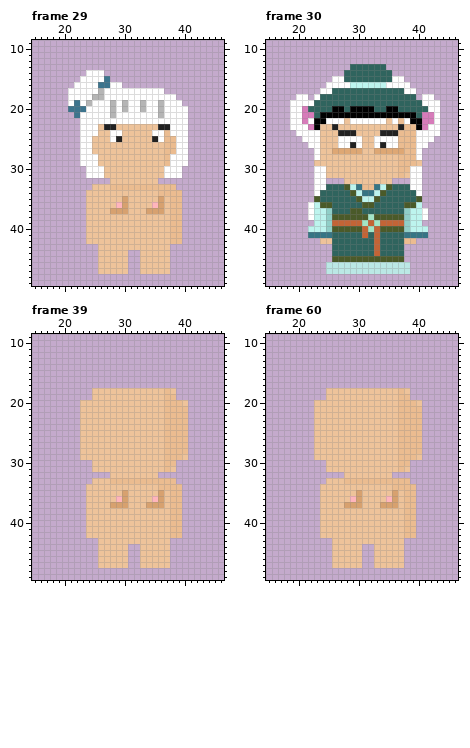
Two versions of one pixel-art file, GameData/图片素材/character.aseprite. Above is the file before it was changed.
64x64 pixels, 161 frames. Pixels under 10% opacity are left out. Colours within 5 levels of each other are drawn and written as one. Shown: frame 29: x 15..46, y 9..49; frame 30: x 15..46, y 9..49; frame 39: x 15..46, y 9..49; frame 60: x 15..46, y 9..49. The commit also changed other frames, which this record leaves out.
New version:
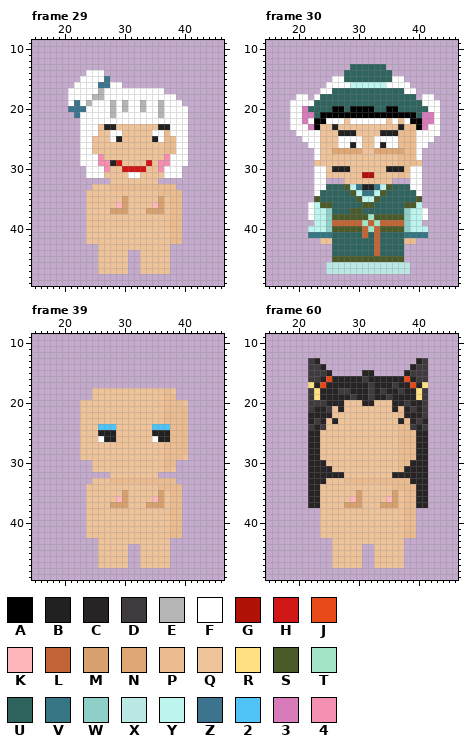
Palette (. is transparent): A #000000  B #212121  C #282426  D #3f3a3d  E #b5b5b5  F #ffffff  G #b0120a  H #d01716  J #e64a19  K #ffb5bc  L #c36436  M #d7a16f  N #dea774  P #ebbc90  Q #eec39a  R #ffe082  S #4a5a29  T #a3e4c6  U #2f645e  V #367584  W #90cfc8  X #bbe8e5  Y #bdf4ee  Z #3c748d  2 #4fc3f7  3 #d77bba  4 #f48fb1
Change:
Frame 29, layer "character_mouth":
y 28: x 26 Q -> 4; x 37 P -> 4
y 29: x 26..29 QQQQ -> 44BH; x 34 Q -> H; x 36..37 QP -> 44
y 30: x 27 Q -> 4; x 30..33 QQQQ -> HHHH; x 36 Q -> 4
y 31: x 31..32 QQ -> FF
Frame 30, layer "character_mouth":
y 30: x 26..28 QQQ -> BBB; x 35..37 QQP -> BBB
y 31: x 31..32 QQ -> GG
y 33: x 31..32 PP -> BB
Frame 39, layer "character_eye":
y 24: x 26..28 QQQ -> 222; x 35..37 QQP -> 222
y 25: x 26..28 QQQ -> BBB; x 35..37 QQP -> BBB
y 26: x 26..28 QQQ -> FBB; x 35..37 QQP -> FBB
Frame 60, layer "character_hair":
y 13: x 22..23 .. -> DC; x 40..41 .. -> CD
y 14: x 22..24 ... -> DDC; x 39..41 ... -> CDD
y 15: x 22..25 .... -> DDDC; x 31..32 .. -> CC; x 38..41 .... -> CDDD
y 16: x 22..41 .................... -> DDCJCCCCCDCCCCCCJCDD
y 17: x 22..41 .................... -> RCJCCCCCCCDCCCDCCJCR
y 18: x 22..41 ...QQQQQQQQQQQQPQ... -> DRCCCDDCCCDCDCCDCCRD
y 19: x 22..41 ...QQQQQQQQQQQQPP... -> DRCCCCCDCCDCCDCCCCRD
y 20: x 22..27 .QQQQQ -> DDDCCC; x 31..32 QQ -> CC; x 36..41 QPPPQ. -> CCDCCD
y 21: x 22..25 .QQQ -> DCCD; x 27 Q -> C; x 36 Q -> C; x 38..41 PPP. -> CDCD
y 22: x 22..25 .QQQ -> CCCC; x 38..41 PPP. -> CCCD
y 23: x 22..24 .QQ -> CDC; x 26 Q -> C; x 37 P -> C; x 39..41 PP. -> CDC
y 24: x 22..24 .QQ -> DCD; x 39..41 PP. -> DCD
y 25..28: x 22..23 .Q -> CC; x 40..41 P. -> CC
y 29: x 22..23 .Q -> CC; x 40..41 Q. -> CC
y 30: x 22..24 ... -> CCC; x 39..41 ... -> CCC
y 31: x 22..25 ...Q -> CCCC; x 38..41 Q... -> CCCC
y 32: x 22..27 ...... -> CCCCCC; x 36..41 ...... -> CCCCCC
y 33: x 22..24 ... -> CCC; x 39..41 ... -> CCC
y 34..37: x 22..23 .. -> CC; x 40..41 .. -> CC
Where, in picture pixels (left, top, right, bottom), the same in both pictures:
changed: (98, 154, 170, 178)
changed: (332, 166, 404, 190)
changed: (98, 424, 116, 442)
changed: (152, 424, 170, 442)
changed: (308, 358, 428, 508)
